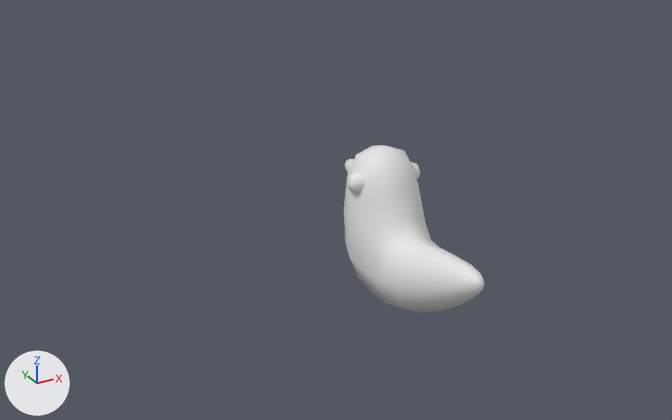
What one commit did to the FBX model plipplop/Assets/Meshes/Props/KM_Seagull01.fbx.
Camera for both pictures: a 50 mm camera at (-0.00795, -0.01237, 0.00809) aimed at (-0.00077, 0.00069, 0.00156). Lighting does not change. The marker at lower left points along +X, +Y and +Z. Where no turn or scale is listed for an object, it has been applied to the vertices.

Objects in the first picture: 'Seagull'.
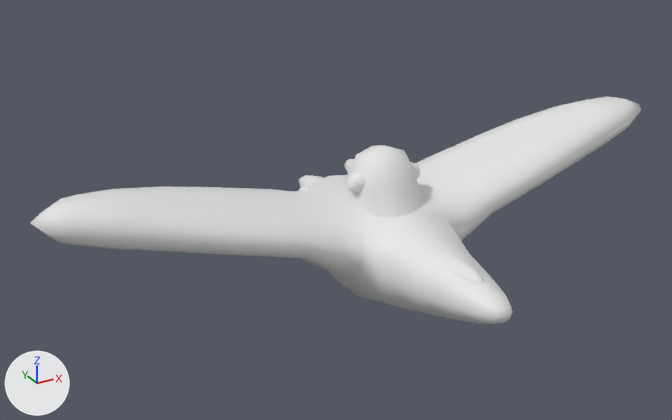
Where the newer file only moved an object's origin or applied its transform, the numbers keep the older frame.

What differs and where, as boxes [x1, y1, x2, y2] in the pictures (672 x 420 px):
'SeagullFlying', added: after [30, 96, 641, 324]
'Seagull', unchanged, covered by the edit: before [344, 145, 485, 312]; after [344, 145, 484, 312]

Diff of the bpy script that builds the scene:
```diff
--- a/plipplop/Assets/Meshes/Props/KM_Seagull01.fbx.py
+++ b/plipplop/Assets/Meshes/Props/KM_Seagull01.fbx.py
@@ me_cube_048 @@
+me_cube_048.from_pydata(...)  # 373 vertices, 356 faces; spans x -0.00594..0.00594, y -0.00312..0.00346, z -0.00001..0.00272
+me_cube_048.materials.append(mat_seagull)  # white #e7e7e7
@@ ob_seagullflying @@
+ob_seagullflying = bpy.data.objects.new('SeagullFlying', me_cube_048)
+ob_seagullflying.location = (0.0, 0.0, 0.0)
```
